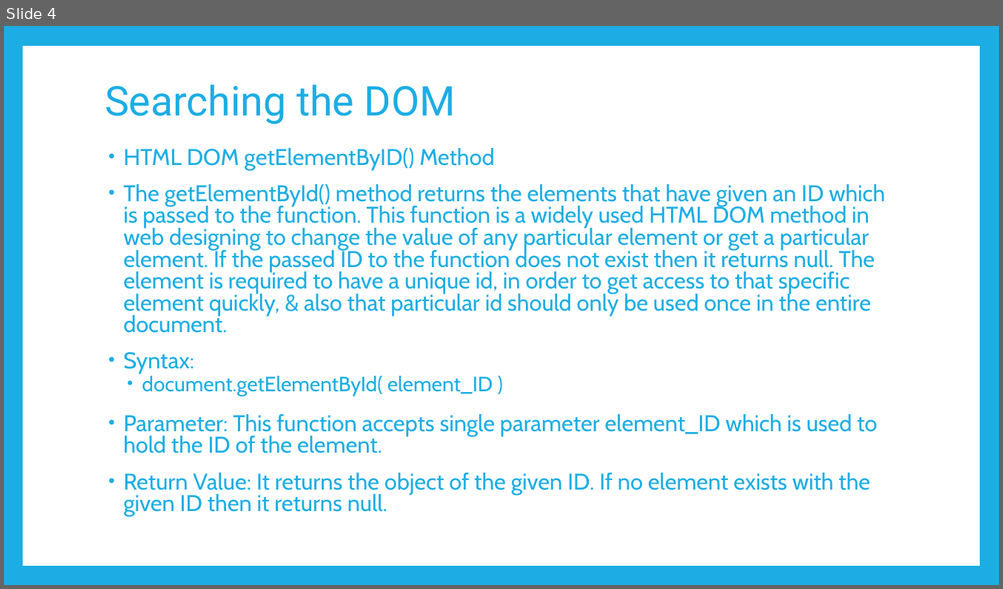
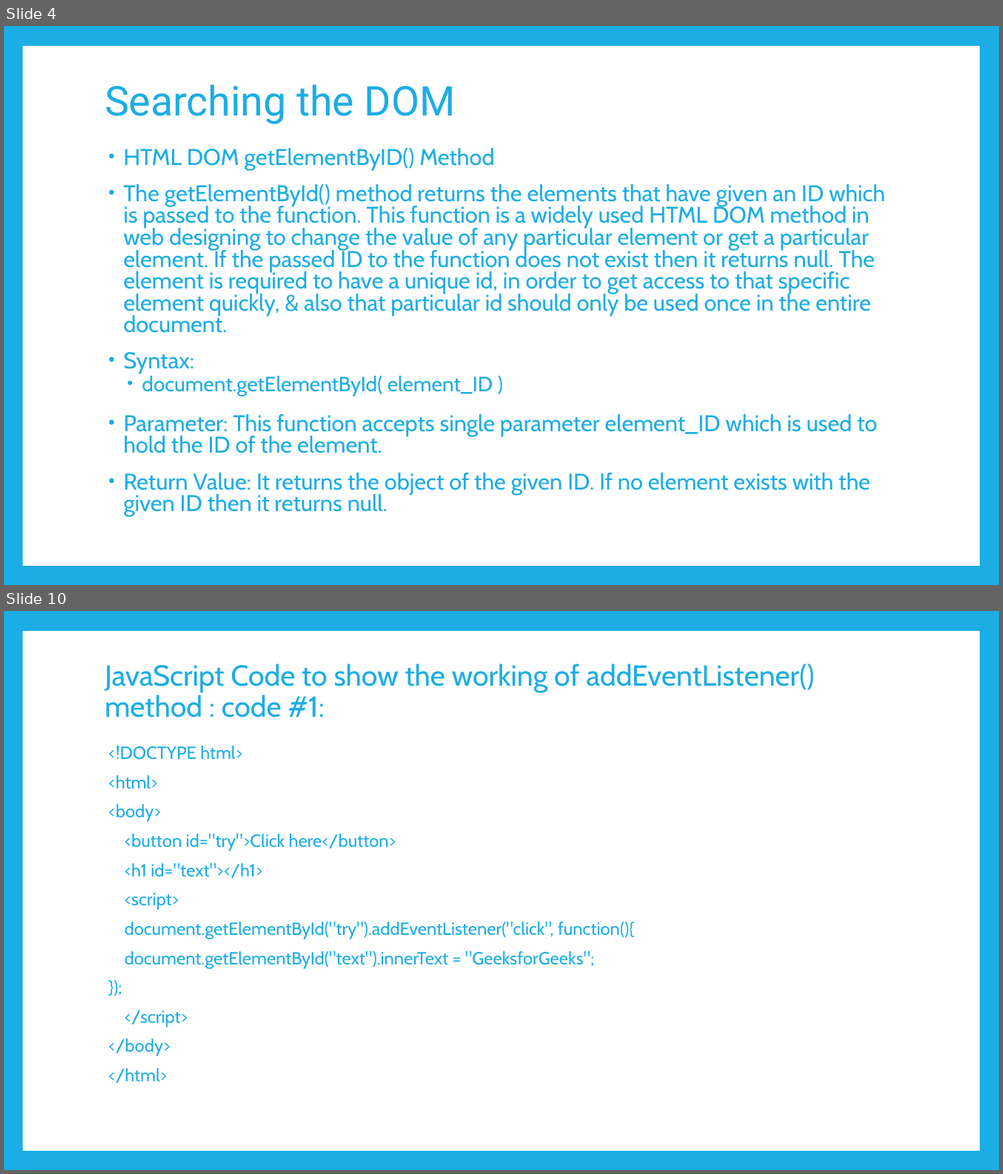
Before and after one commit to PramodJana/JavaScript, a slide deck: GFG JS Course Curriculam/Articles/008 Document Object MOdel.pptx. Shown one above the other, each under a label of ours: slide 4 before the commit, slides 4 and 10 after it; the slides between them are not shown. The pictures are 1003x589 and 1003x1174 pixels, drawn with LibreOffice and Linux fonts; fonts in the diff are those of the drawing. Boxes give left, top, right and bottom in pixels: in the first picture for what was removed or moved away, otherwise in the second. Text is boxed around its words. In the diff, an @@ line names an element or a change of style, - is before the commit and + after.

```diff
--- a/GFG JS Course Curriculam/Articles/008 Document Object MOdel.pptx
+++ b/GFG JS Course Curriculam/Articles/008 Document Object MOdel.pptx
@@ slide 10 added at (4,611,999,1170), background #1CADE4; not listed: 1 template element that a slide beside it also shows @@
@@ title added at (105,664,814,718), 28 pt, text #1CADE4 @@
+JavaScript Code to show the working of addEventListener() method : code #1:
@@ text added at (108,746,634,1083), 17.1 pt, text #1CADE4 @@
+<!DOCTYPE html>
+<html>
+<body>
+<button id="try">Click here</button>
+<h1 id="text"></h1>
+<script>
+document.getElementById("try").addEventListener("click", function(){
+document.getElementById("text").innerText = "GeeksforGeeks";
+});
+</script>
+</body>
+</html>
```
Also in this commit, not shown: 13 other slides added, 14 slides removed.
